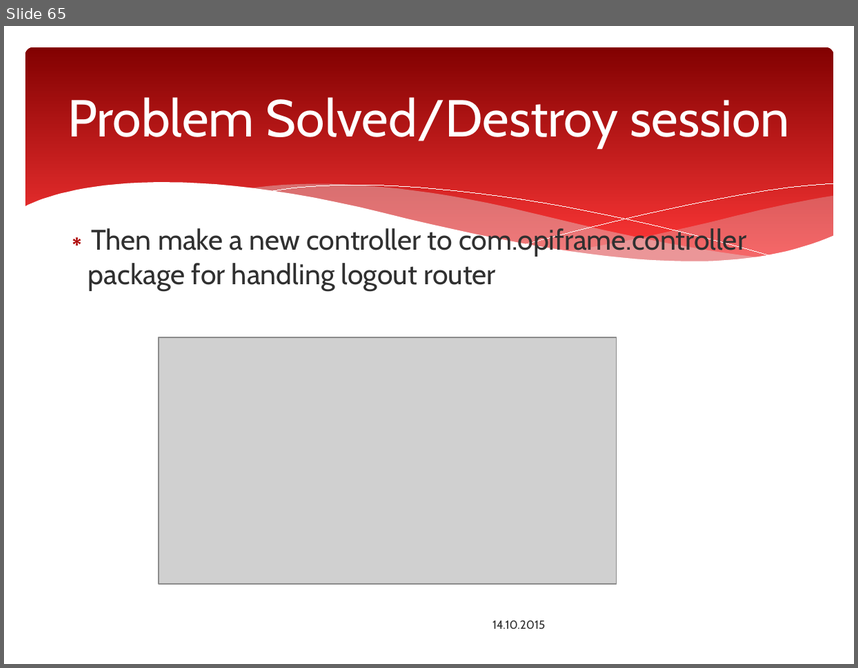
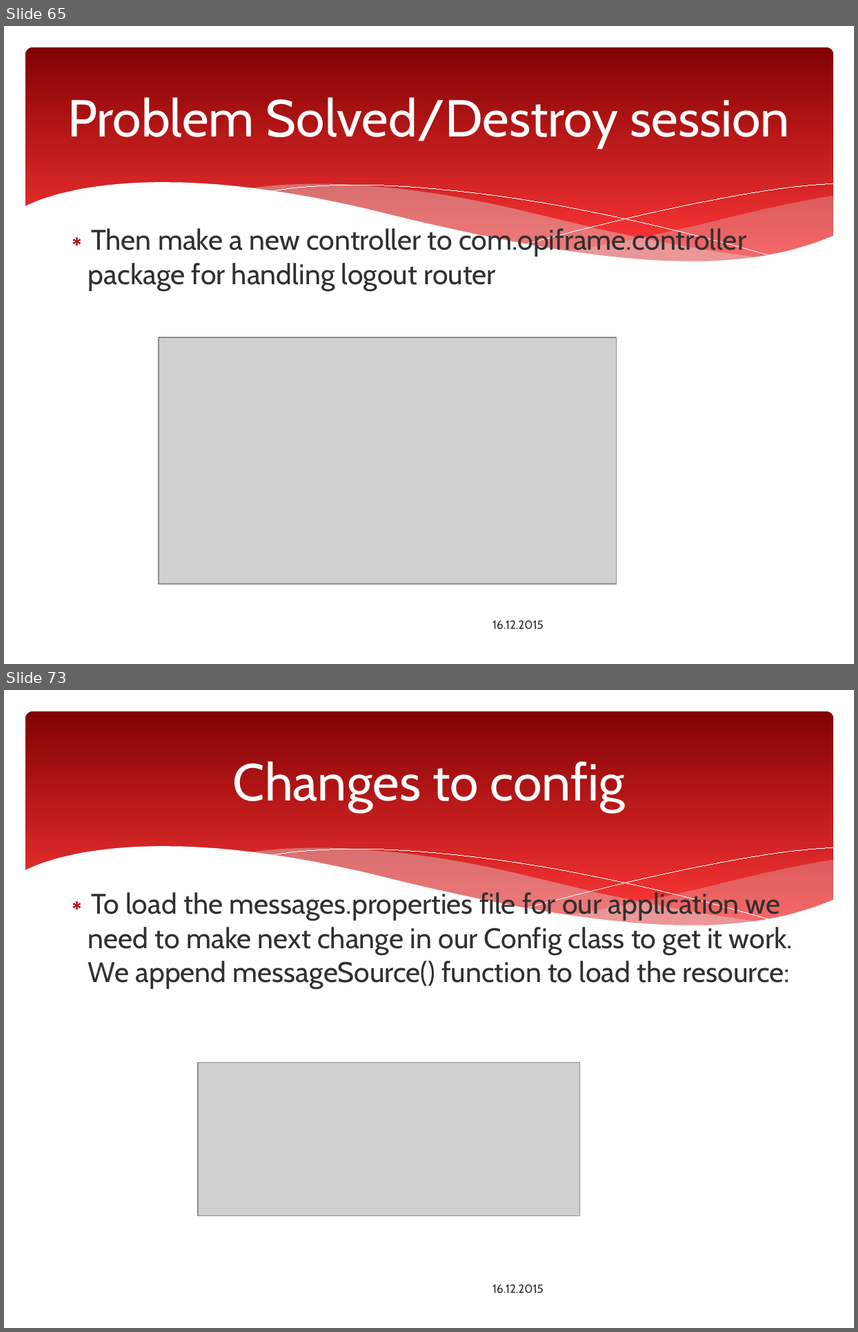
Before and after one commit to ttakkula/javaee-spring-maven, a slide deck: SpringMVC/Spring_Web_MVC_Framework.pptx. Shown one above the other, each under a label of ours: slide 65 before the commit, slides 65 and 73 after it; the slides between them are not shown. The pictures are 858x668 and 858x1332 pixels, drawn with LibreOffice and Linux fonts; fonts in the diff are those of the drawing; grey boxes stand for pictures; background and template pictures are left out. Boxes give left, top, right and bottom in pixels: in the first picture for what was removed or moved away, otherwise in the second. Text is boxed around its words. In the diff, an @@ line names an element or a change of style, - is before the commit and + after.

```diff
--- a/SpringMVC/Spring_Web_MVC_Framework.pptx
+++ b/SpringMVC/Spring_Web_MVC_Framework.pptx
@@ slide 73 added at [4,690,854,1328], background #FFFFFF; not listed: 6 template elements that a slide beside it also shows @@
@@ title added at [233,761,625,811], 44 pt, text #FFFFFF @@
+Changes to config
@@ text added at [88,890,793,989], 24 pt, text #303030 @@
+∗ To load the messages.properties file for our application we need to make next change in our Config class to get it work. We append messageSource() function to load the resource:
@@ picture added at [198,1063,579,1215] @@
@@ text added at [493,1284,544,1292], 10 pt, text #303030 @@
+16.12.2015
@@ slide 65 changed as well @@
@@ text at [493,620,544,628]: text changed @@
-14.10.2015
+16.12.2015
```
Also in this commit, not shown: 69 other slides changed, 29 other slides added, 1 slide removed.
